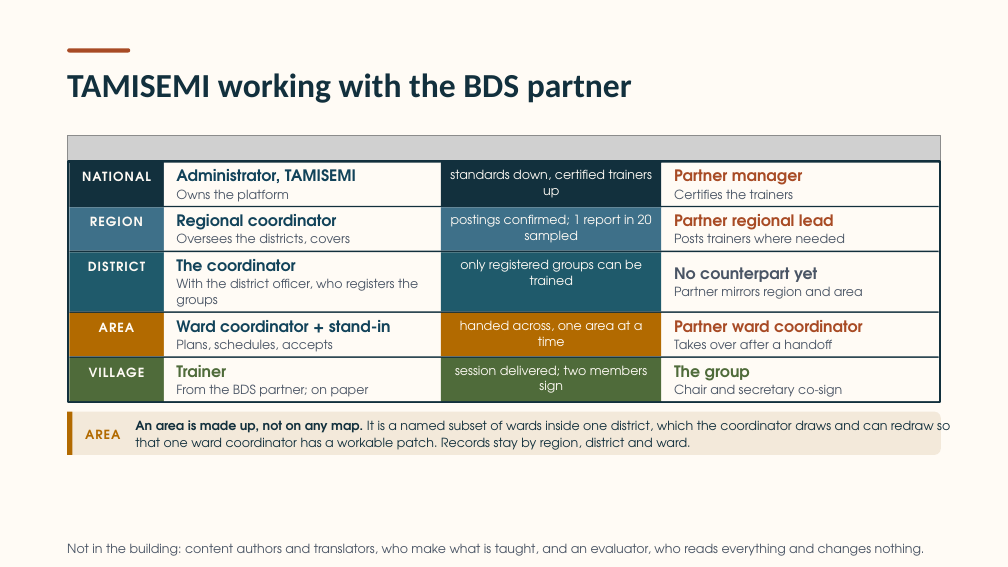
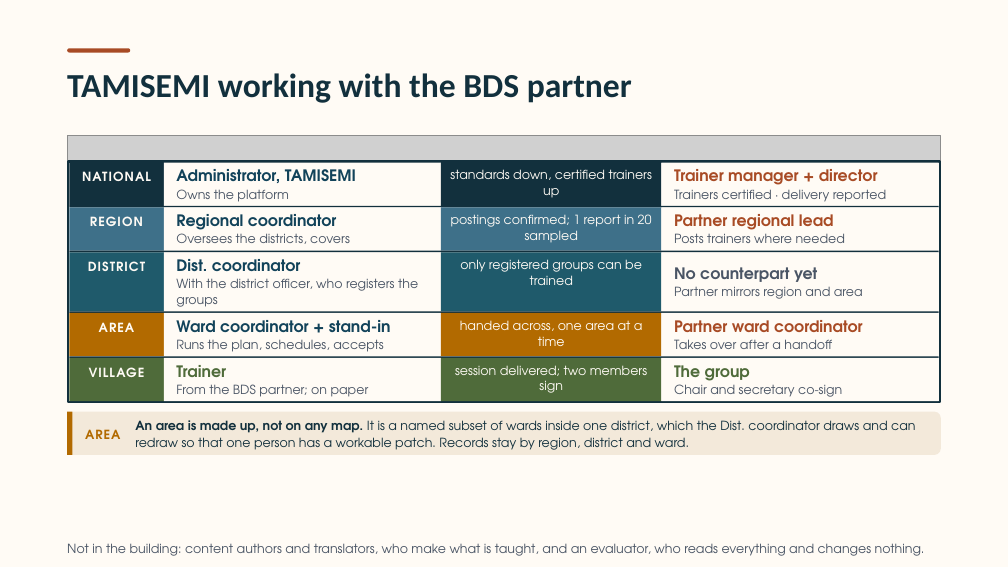
Before and after one commit to andvraman/cmg-cap, a slide deck: slide 4 of CMG-Training-system-introduction.pptx. Drawn at 1008x567 pixels with LibreOffice and Linux fonts; fonts in the diff are those of the drawing; grey boxes stand for pictures. Boxes give left, top, right and bottom in pixels: in the first picture for what was removed or moved away, otherwise in the second. Text is boxed around its words. In the diff, an @@ line names an element or a change of style, - is before the commit and + after.

```diff
--- a/CMG-Training-system-introduction.pptx
+++ b/CMG-Training-system-introduction.pptx
@@ text at box(674, 169, 878, 185): text changed @@
-Partner manager
+Trainer manager + director
@@ text at box(674, 189, 886, 202): text changed @@
-Certifies the trainers
+Trainers certified · delivery reported
@@ text at box(176, 259, 301, 279): text changed @@
-The coordinator
+Dist. coordinator
@@ text at box(176, 339, 383, 352): text changed @@
-Plans, schedules, accepts
+Runs the plan, schedules, accepts
@@ text at box(135, 420, 915, 450): text changed @@
-An area is made up, not on any map. It is a named subset of wards inside one district, which the coordinator draws and can redraw so that one ward coordinator has a workable patch. Records stay by region, district and ward.
+An area is made up, not on any map. It is a named subset of wards inside one district, which the Dist. coordinator draws and can redraw so that one person has a workable patch. Records stay by region, district and ward.
```
Also in this commit, not shown: 3 other slides changed, 2 other files.
